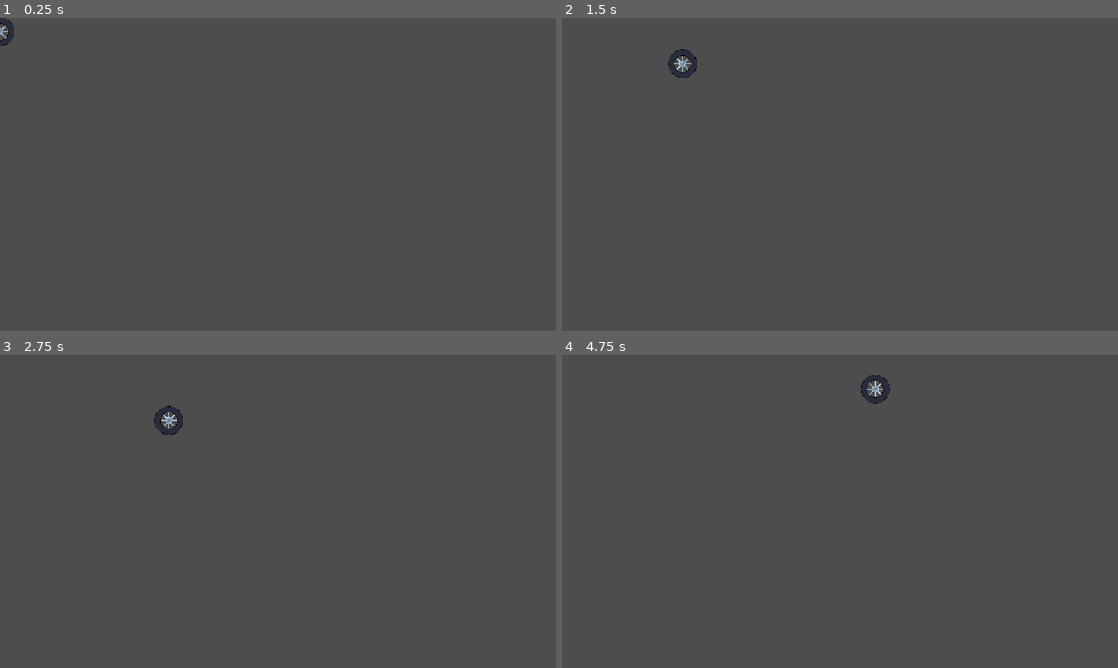
Above: before the commit, frames 1-4 (two rows, left to right).
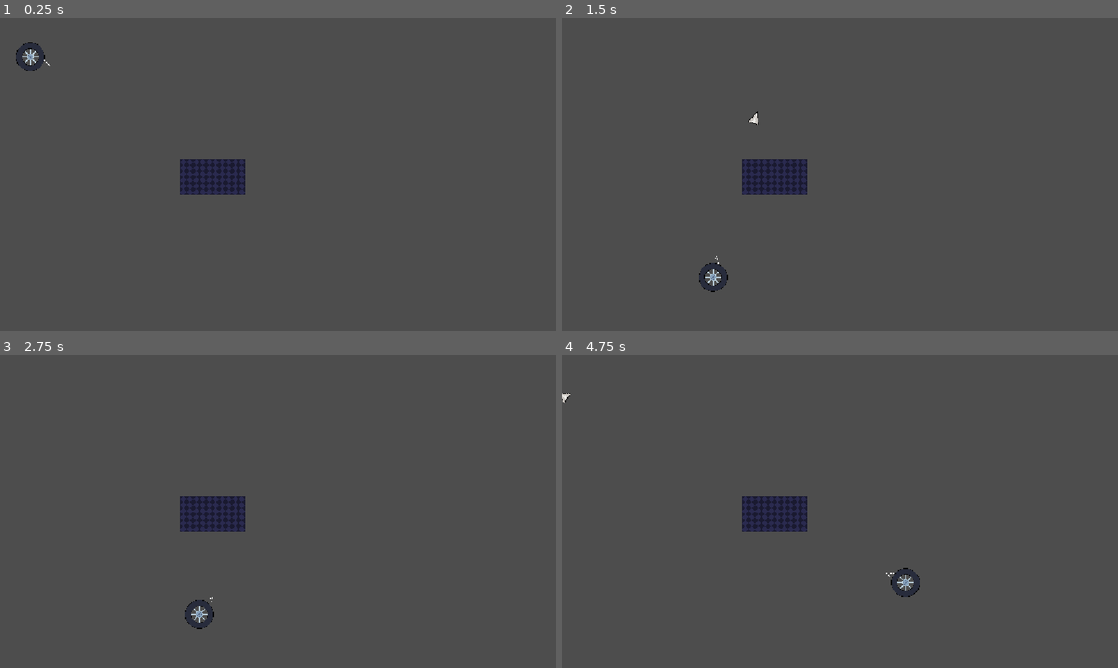
Above: after the commit, the same moments.

Repository: yibist/countDown
Game: Godot game, scene res://level1.tscn
The game is run twice, just before and just after one commit, with the same random seed, the same clock (stepped at 60 frames per second) and the same inputs. This scene is started directly instead of the project's main scene.
Inputs (mouse positions are in pixels of both pictures, inside the frame that each line leads up to):
- Up to frame 1 (0.25 s): no input
- Up to frame 2 (1.5 s): move the mouse to (962, 158) at 0.52 s; hold D (moveRight) from 0.53 s (still down); click (962, 158) at 0.6 s; tap Space (jump) at 0.77 s; move the mouse to (728, 190) at 1.27 s; click (728, 190) at 1.35 s
- Up to frame 3 (2.75 s): tap Space (jump) at 1.52 s; move the mouse to (333, 442) at 2.02 s; release D (moveRight) at 2.03 s; hold A (moveLeft) from 2.03 s (still down); click (333, 442) at 2.1 s
- Up to frame 4 (4.75 s): move the mouse to (812, 574) at 2.77 s; release A (moveLeft) at 2.78 s; hold D (moveRight) 2.78-4.28 s; click (812, 574) at 2.85 s; tap Space (jump) at 3.02, 3.77, 4.52 s; move the mouse to (1006, 558) at 3.52 s; click (1006, 558) at 3.6 s; move the mouse to (673, 464) at 4.27 s; hold A (moveLeft) from 4.28 s (still down); click (673, 464) at 4.35 s

The runs differ from the first frame. In frame 1, 1.8% of the frame differs, in the area x 0-45%, y 0-57%; in frame 2, 2.0%, in the area x 19-45%, y 10-88%; in frame 3, 1.9%; in frame 4, 2.0%.

Commit message:
adds shootable graple hook

Diff:
--- a/level1.tscn
+++ b/level1.tscn
@@ -1,16 +1,32 @@
 [gd_scene format=3 uid="uid://ck3j3v4257r4y"]
 
 [ext_resource type="PackedScene" uid="uid://ckrag6qa4otci" path="res://scene/player.tscn" id="1_jwv3a"]
+[ext_resource type="Texture2D" uid="uid://calirm1malddv" path="res://assets/menu_background.svg" id="2_dopym"]
 
 [sub_resource type="WorldBoundaryShape2D" id="WorldBoundaryShape2D_5jg4h"]
 distance = -93.0
+
+[sub_resource type="RectangleShape2D" id="RectangleShape2D_it6un"]
+size = Vector2(135, 75)
 
 [node name="Map" type="Node2D" unique_id=1355848155]
 
 [node name="floor" type="StaticBody2D" parent="." unique_id=1776009086]
 
 [node name="CollisionShape2D" type="CollisionShape2D" parent="floor" unique_id=1117140724]
-position = Vector2(0, 73)
+position = Vector2(371, 474)
 shape = SubResource("WorldBoundaryShape2D_5jg4h")
 
 [node name="Player" parent="." unique_id=1029642626 instance=ExtResource("1_jwv3a")]
+position = Vector2(63, 52)
+
+[node name="StaticBody2D" type="StaticBody2D" parent="." unique_id=738723874]
+
+[node name="CollisionShape2D" type="CollisionShape2D" parent="StaticBody2D" unique_id=149417009]
+position = Vector2(440.5, 329.5)
+shape = SubResource("RectangleShape2D_it6un")
+
+[node name="Sprite2D" type="Sprite2D" parent="StaticBody2D" unique_id=756394003]
+position = Vector2(440.5, 329.5)
+scale = Vector2(0.16896121, 0.15657622)
+texture = ExtResource("2_dopym")
--- /dev/null
+++ b/scene/grapleHead.tscn
@@ -0,0 +1,13 @@
+[gd_scene format=3 uid="uid://cc74dyp6kaknt"]
+
+[ext_resource type="Texture2D" uid="uid://bd42rpui55hmq" path="res://assets/arrowHead.png" id="1_wastm"]
+[ext_resource type="Script" uid="uid://b0mnsy1biixr" path="res://scripts/graple_head.gd" id="2_1sb28"]
+
+[node name="GrapleHead" type="Sprite2D" unique_id=1909178509]
+texture = ExtResource("1_wastm")
+script = ExtResource("2_1sb28")
+
+[node name="Area2D" type="Area2D" parent="." unique_id=435335837]
+
+[node name="CollisionPolygon2D" type="CollisionPolygon2D" parent="Area2D" unique_id=1229617778]
+polygon = PackedVector2Array(0, -15, 12, 12, -12, 12)
--- a/scene/player.tscn
+++ b/scene/player.tscn
@@ -2,9 +2,62 @@
 
 [ext_resource type="Script" uid="uid://bn1tvk6sjg0xl" path="res://scripts/player.gd" id="1_onrkg"]
 [ext_resource type="Texture2D" uid="uid://br638wqt42lhb" path="res://assets/Wheel.png" id="2_i3pqv"]
+[ext_resource type="Script" uid="uid://dq5xeiagiaii6" path="res://scripts/graple.gd" id="3_fvtld"]
+[ext_resource type="Texture2D" uid="uid://ccci3k74ftous" path="res://assets/arrowDirection.png" id="3_s4jxa"]
+[ext_resource type="PackedScene" uid="uid://cc74dyp6kaknt" path="res://scene/grapleHead.tscn" id="4_ct4mp"]
 
 [sub_resource type="CircleShape2D" id="CircleShape2D_5jg4h"]
 radius = 30.0
+
+[sub_resource type="AtlasTexture" id="AtlasTexture_oh5ij"]
+atlas = ExtResource("3_s4jxa")
+region = Rect2(0, 0, 64, 64)
+
+[sub_resource type="AtlasTexture" id="AtlasTexture_hp4bs"]
+atlas = ExtResource("3_s4jxa")
+region = Rect2(64, 0, 64, 64)
+
+[sub_resource type="AtlasTexture" id="AtlasTexture_g2vtq"]
+atlas = ExtResource("3_s4jxa")
+region = Rect2(128, 0, 64, 64)
+
+[sub_resource type="AtlasTexture" id="AtlasTexture_2fvbb"]
+atlas = ExtResource("3_s4jxa")
+region = Rect2(192, 0, 64, 64)
+
+[sub_resource type="AtlasTexture" id="AtlasTexture_ml7e8"]
+atlas = ExtResource("3_s4jxa")
+region = Rect2(256, 0, 64, 64)
+
+[sub_resource type="AtlasTexture" id="AtlasTexture_ihjo1"]
+atlas = ExtResource("3_s4jxa")
+region = Rect2(320, 0, 64, 64)
+
+[sub_resource type="SpriteFrames" id="SpriteFrames_ct4mp"]
+animations = [{
+"frames": [{
+"duration": 1.0,
+"texture": SubResource("AtlasTexture_oh5ij")
+}, {
+"duration": 1.0,
+"texture": SubResource("AtlasTexture_hp4bs")
+}, {
+"duration": 1.0,
+"texture": SubResource("AtlasTexture_g2vtq")
+}, {
+"duration": 1.0,
+"texture": SubResource("AtlasTexture_2fvbb")
+}, {
+"duration": 1.0,
+"texture": SubResource("AtlasTexture_ml7e8")
+}, {
+"duration": 1.0,
+"texture": SubResource("AtlasTexture_ihjo1")
+}],
+"loop": 1,
+"name": &"default",
+"speed": 5.0
+}]
 
 [node name="Player" type="CharacterBody2D" unique_id=1029642626]
 script = ExtResource("1_onrkg")
@@ -14,3 +67,15 @@
 
 [node name="Sprite2D" type="Sprite2D" parent="." unique_id=1377413065]
 texture = ExtResource("2_i3pqv")
+
+[node name="GrapleComponent" type="AnimatedSprite2D" parent="." unique_id=1233727357 node_paths=PackedStringArray("grapleHead")]
+position = Vector2(0, -35)
+scale = Vector2(0.438, 0.5)
+sprite_frames = SubResource("SpriteFrames_ct4mp")
+autoplay = "default"
+frame_progress = 0.14126949
+script = ExtResource("3_fvtld")
+grapleHead = NodePath("GrapleHead")
+
+[node name="GrapleHead" parent="GrapleComponent" unique_id=1909178509 instance=ExtResource("4_ct4mp")]
+position = Vector2(-79.908676, -16)
--- /dev/null
+++ b/scripts/graple.gd
@@ -0,0 +1,26 @@
+extends AnimatedSprite2D
+
+@export var grapleHead: Sprite2D
+var orbit_distance: float = 0.0
+var parent_node: Node2D
+
+func _ready() -> void:
+	parent_node = get_parent()
+	orbit_distance = global_position.distance_to(parent_node.global_position)
+
+func _process(delta: float) -> void:
+	if Input.is_action_just_pressed("grapleHook"):
+		fireGrapleHook()
+
+	var mouse_pos = get_global_mouse_position()
+	var parent_pos = parent_node.global_position
+	var direction = (mouse_pos - parent_pos).normalized()
+
+	global_position = parent_pos + (direction * orbit_distance)
+	look_at(mouse_pos)
+	rotation += deg_to_rad(90)
+
+
+func fireGrapleHook() -> void:
+	if grapleHead:
+		grapleHead.spawn()
--- /dev/null
+++ b/scripts/graple_head.gd
@@ -0,0 +1,26 @@
+extends Sprite2D
+
+@export var speed: float = 2000.0
+var move_direction: Vector2
+
+func _ready() -> void:
+	top_level = true;
+	hide()
+
+func spawn() -> void:
+	var mouse_pos = get_global_mouse_position()
+	var parent_pos = get_parent().global_position
+
+	move_direction = (mouse_pos - parent_pos).normalized()
+
+	global_position = parent_pos + (move_direction * 50)
+
+	look_at(global_position + move_direction)
+	rotation += deg_to_rad(90)
+	show()
+
+func despawn() -> void:
+	hide()
+
+func _process(delta: float) -> void:
+	global_position += move_direction * speed * delta
--- a/scripts/player.gd
+++ b/scripts/player.gd
@@ -15,7 +15,7 @@
 		velocity.y = JUMP_VELOCITY
 
 	var direction := Input.get_axis("moveLeft", "moveRight")
-	if direction:
+	if direction && velocity.x < SPEED || velocity.x > -SPEED:
 		velocity.x = move_toward(velocity.x, direction * SPEED, ACCELERATION)
 	elif is_on_floor():
 		velocity.x = move_toward(velocity.x, 0, FRICTION)
Binary file added: assets/arrowDirection.png
Not shown, added: assets/arrowDirection.png.import
Binary file added: assets/arrowHead.png
Not shown, added: assets/arrowHead.png.import
Not shown, added: scripts/graple.gd.uid
Not shown, added: scripts/graple_head.gd.uid
